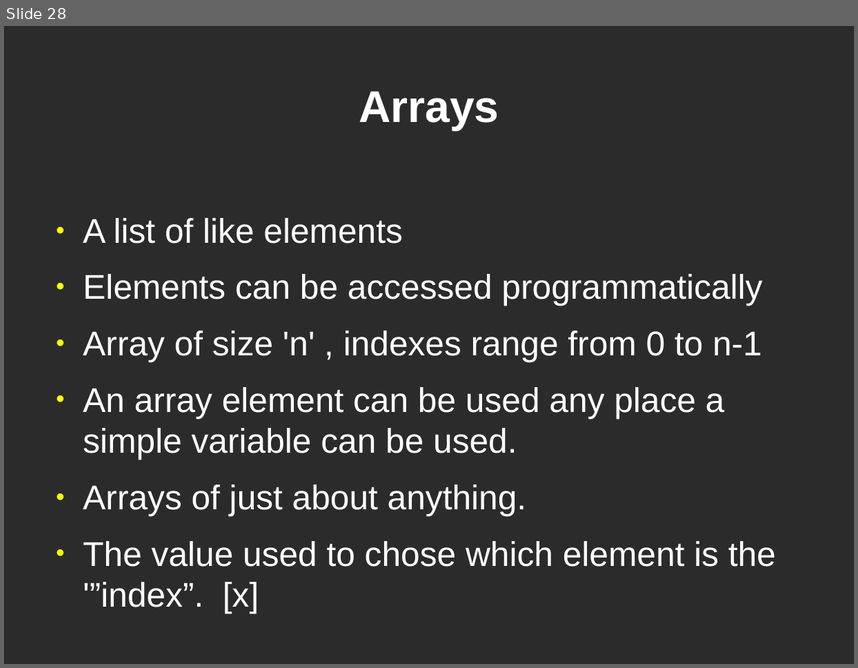
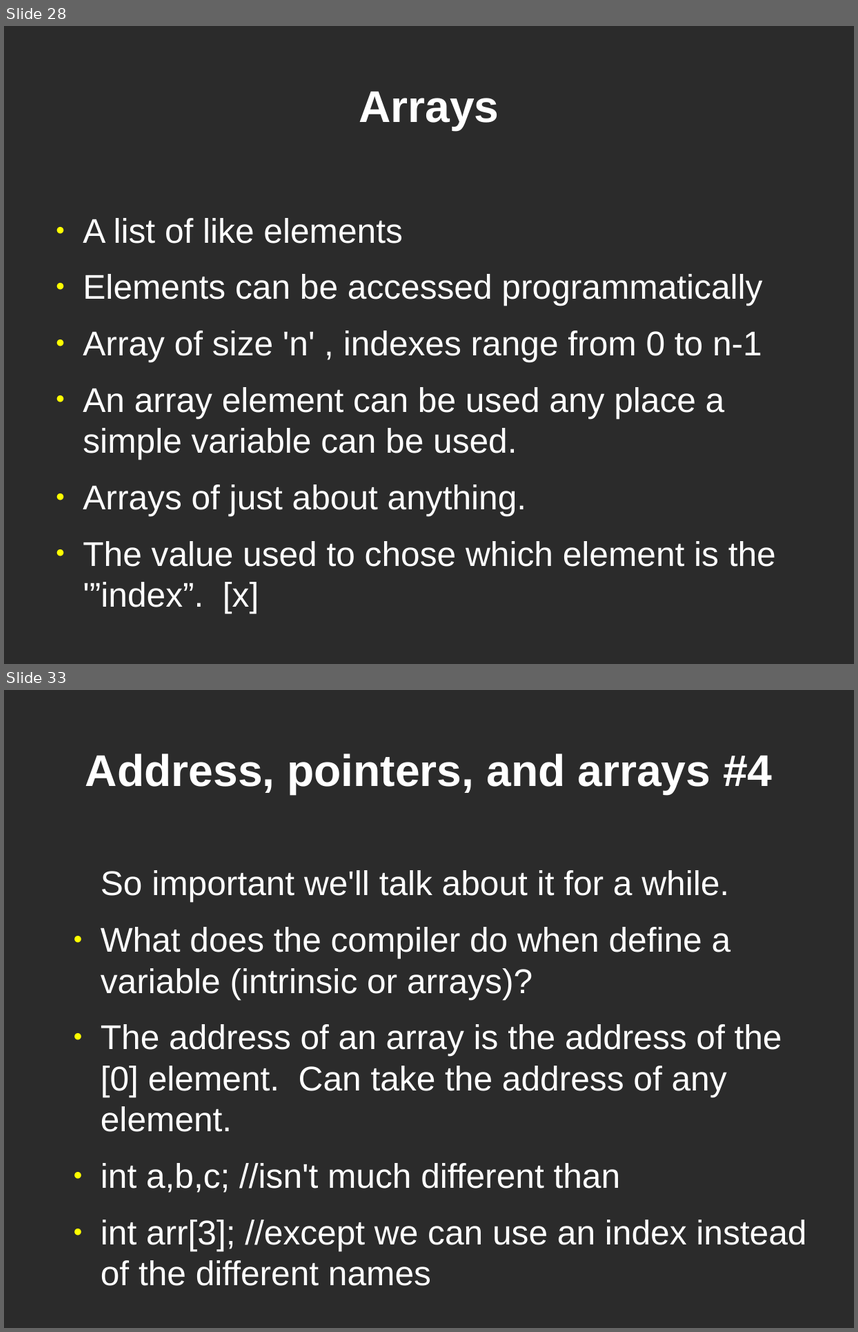
Before and after one commit to dklamet/class, a slide deck: docs/class.odp. Shown one above the other, each under a label of ours: slide 28 before the commit, slides 28 and 33 after it; the slides between them are not shown. The pictures are 858x668 and 858x1332 pixels, drawn with LibreOffice and Linux fonts; fonts in the diff are those of the drawing; background and template pictures are left out; a plain dark background stands for a picture behind light text. Boxes give left, top, right and bottom in pixels: in the first picture for what was removed or moved away, otherwise in the second. Text is boxed around its words. In the diff, an @@ line names an element or a change of style, - is before the commit and + after.

```diff
--- a/docs/class.odp
+++ b/docs/class.odp
@@ slide 33 added at bbox=[4, 690, 854, 1328], background picture (left out) @@
@@ title added at bbox=[85, 753, 772, 794], 41.4 pt, text #FFFFFF, bold @@
+Address, pointers, and arrays #4
@@ text added at bbox=[101, 870, 806, 1285], 32 pt, text #FFFFFF @@
+So important we'll talk about it for a while.
+● What does the compiler do when define a variable (intrinsic or arrays)?
+● The address of an array is the address of the [0] element. Can take the address of any element.
+● int a,b,c; //isn't much different than
+● int arr[3]; //except we can use an index instead of the different names
```
Also in this commit, not shown: 6 other slides added, 6 other files.
